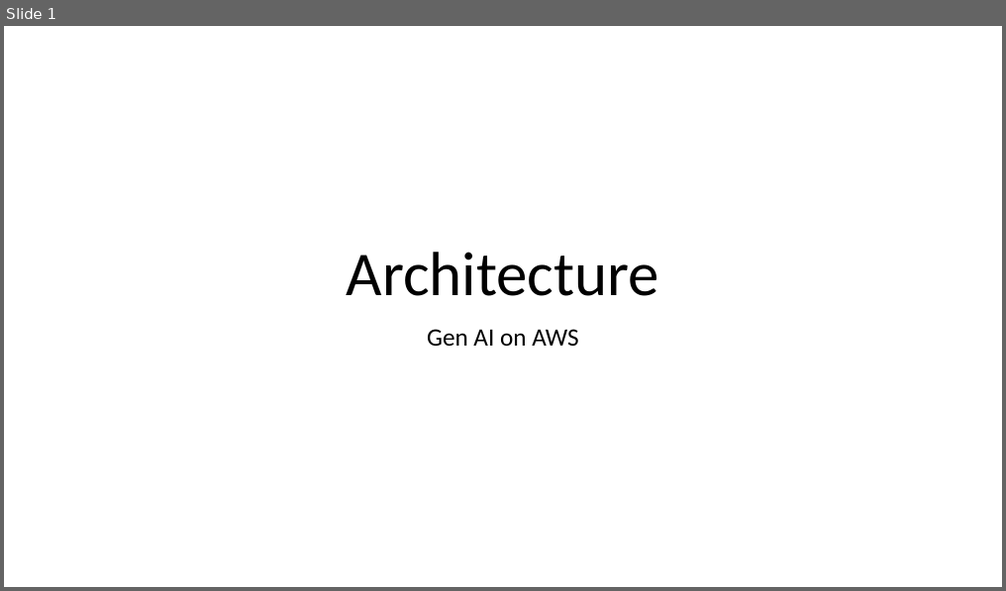
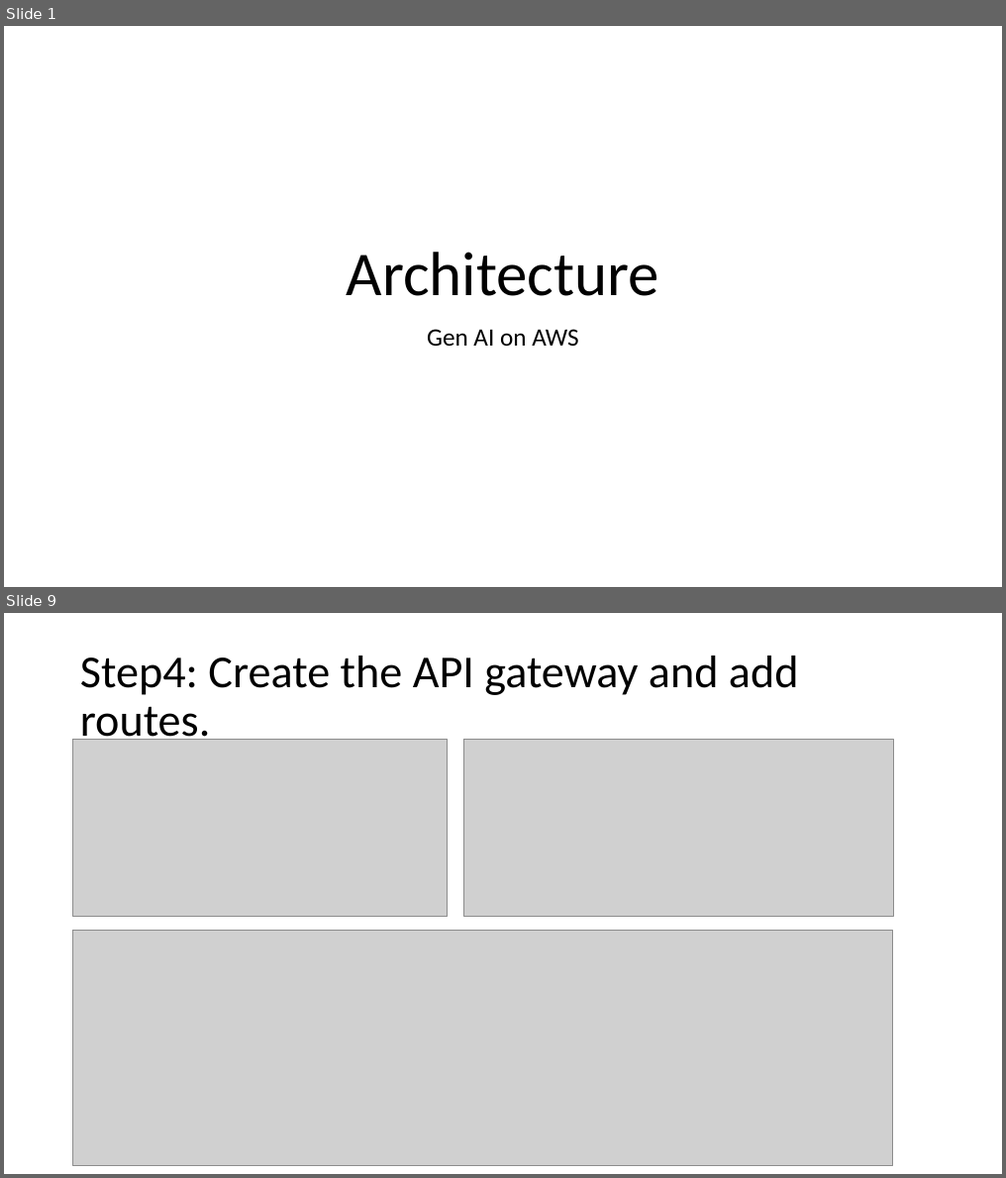
Before and after one commit to shubh2ds/gen-ai-app-aws, a slide deck: Architecture/gen-ai-app-architecture.pptx. Shown one above the other, each under a label of ours: slide 1 before the commit, slides 1 and 9 after it; the slides between them are not shown. The pictures are 1006x591 and 1006x1178 pixels, drawn with LibreOffice and Linux fonts; fonts in the diff are those of the drawing; grey boxes stand for pictures. Boxes give left, top, right and bottom in pixels: in the first picture for what was removed or moved away, otherwise in the second. Text is boxed around its words. In the diff, an @@ line names an element or a change of style, - is before the commit and + after.

Commit message:
Gen AI scalable APP backend Developed on AWS using bedrock,lambda,s3 and api gateway service and routing done for dev stage.

```diff
--- a/Architecture/gen-ai-app-architecture.pptx
+++ b/Architecture/gen-ai-app-architecture.pptx
@@ slide 9 added at (x1=4, y1=613, x2=1002, y2=1174), background #FFFFFF @@
@@ title added at (x1=80, y1=656, x2=799, y2=748), 44 pt, text #000000 @@
+Step4: Create the API gateway and add routes.
@@ picture added at (x1=73, y1=740, x2=448, y2=917) @@
@@ picture added at (x1=464, y1=739, x2=893, y2=917) @@
@@ picture added at (x1=73, y1=931, x2=893, y2=1166) @@
```
Also in this commit, not shown: 1 slide changed, 12 other slides added, 4 other files.
